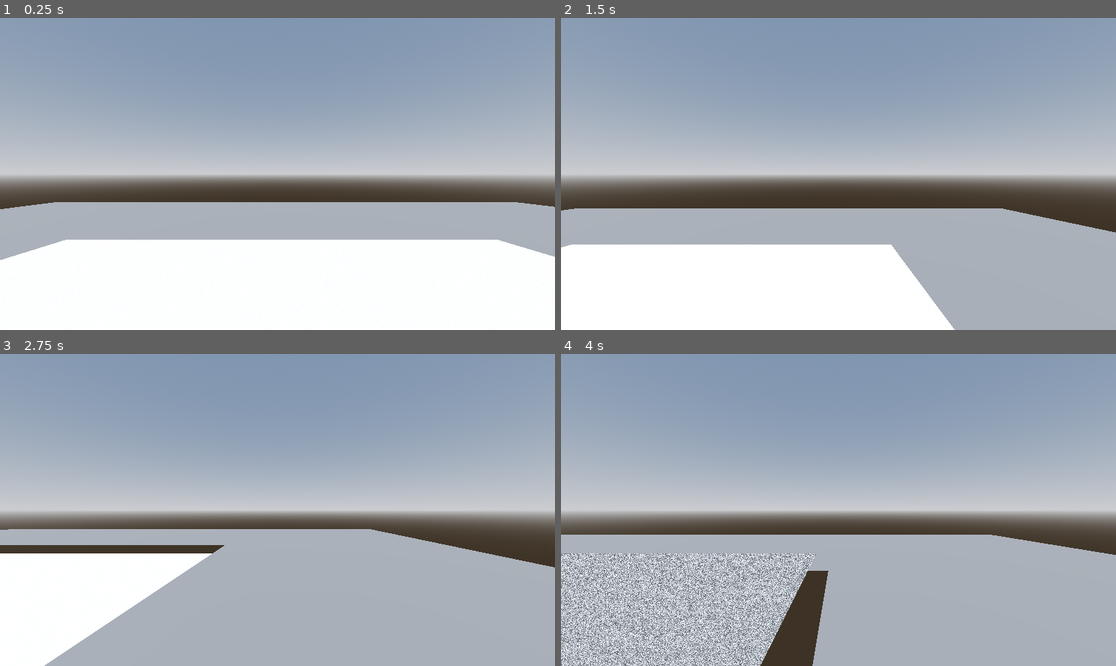
Above: before the commit, frames 1-4 (two rows, left to right).
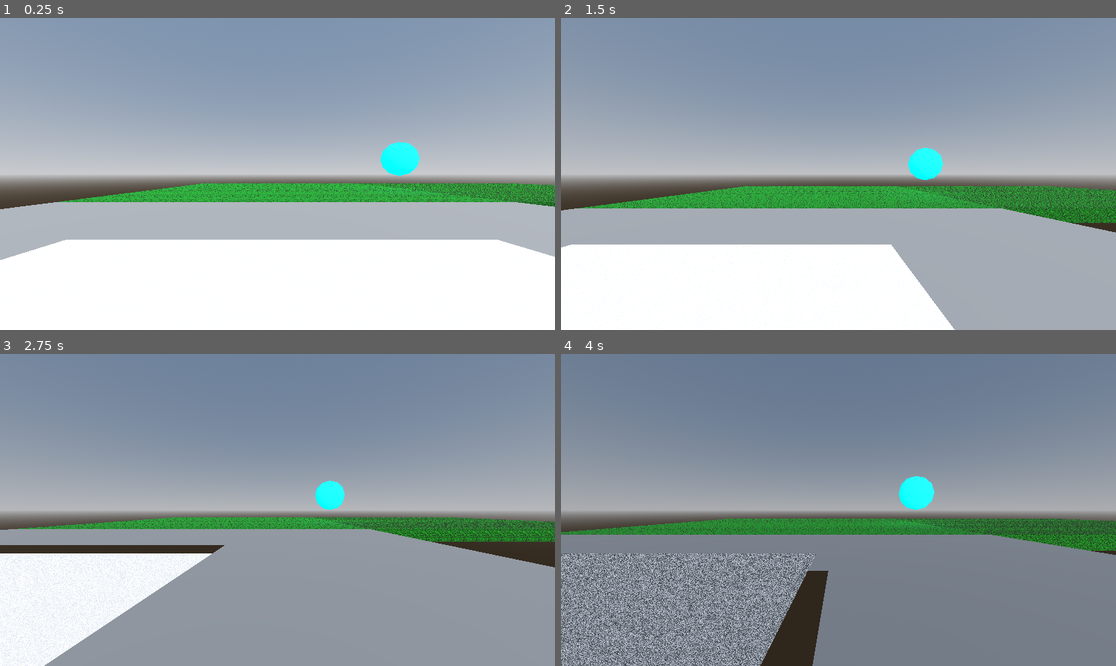
Above: after the commit, the same moments.

Repository: mrxbox1/dream-simulator
Game: Godot game, scene res://scenes/test_map_csg.tscn
The game is run twice, just before and just after one commit, with the same random seed, the same clock (stepped at 60 frames per second) and the same inputs. The project has no main scene, so this scene is started directly.
Inputs:
- Up to frame 1 (0.25 s): no input
- Up to frame 2 (1.5 s): hold D (right) 0.53-1.28 s; tap Space (jump) at 0.77 s; hold S (back) from 1.28 s (still down)
- Up to frame 3 (2.75 s): tap Space (jump) at 1.52 s; release S (back) at 2.03 s; hold D (right) from 2.03 s (still down)
- Up to frame 4 (4 s): release D (right) at 2.78 s; hold W (forward) 2.78-3.53 s; tap Space (jump) at 3.02, 3.77 s; hold A (left) from 3.53 s (still down)

The runs differ from the first frame. In frame 1, 5.2% of the frame differs, in the area x 10-100%, y 39-61%; in frame 2, 6.8%; in frame 3, 36%; in frame 4, 97%, in the area x 0-100%, y 0-100%.

Commit message:
Experimenting
Added two additional platforms in the CSG testing scene - both are for testing which texture of grass looks better, and also for deciding whether I should use procedural noise to generate textures to optimize the size of the game.

Yes, I do focus on details like this. Yes, I know it's stupid.

Diff:
--- a/project.godot
+++ b/project.godot
@@ -44,5 +44,7 @@
 
 [rendering]
 
+textures/canvas_textures/default_texture_filter=0
 renderer/rendering_method="gl_compatibility"
 renderer/rendering_method.mobile="gl_compatibility"
+textures/decals/filter=0
--- a/scenes/test_map_csg.tscn
+++ b/scenes/test_map_csg.tscn
@@ -1,6 +1,7 @@
-[gd_scene load_steps=7 format=3 uid="uid://ca5bv3l551mp8"]
+[gd_scene load_steps=16 format=3 uid="uid://ca5bv3l551mp8"]
 
 [ext_resource type="PackedScene" uid="uid://ck3sdcs5l8njj" path="res://scenes/test_player.tscn" id="1_eoh8a"]
+[ext_resource type="Texture2D" uid="uid://7o1wtroohvt3" path="res://textures/noise-base.png" id="1_utxhk"]
 
 [sub_resource type="ProceduralSkyMaterial" id="ProceduralSkyMaterial_eoh8a"]
 sky_horizon_color = Color(0.66224277, 0.6717428, 0.6867428, 1)
@@ -43,6 +44,87 @@
 render_priority = 0
 shader = SubResource("Shader_0echa")
 
+[sub_resource type="StandardMaterial3D" id="StandardMaterial3D_1bd3d"]
+albedo_color = Color(0, 0.46666667, 0.08627451, 1)
+albedo_texture = ExtResource("1_utxhk")
+uv1_triplanar = true
+texture_filter = 0
+
+[sub_resource type="FastNoiseLite" id="FastNoiseLite_utxhk"]
+noise_type = 0
+frequency = 0.1501
+fractal_gain = 1.25
+metadata/_preview_in_3d_space_ = true
+
+[sub_resource type="NoiseTexture2D" id="NoiseTexture2D_1bd3d"]
+width = 32
+height = 32
+noise = SubResource("FastNoiseLite_utxhk")
+
+[sub_resource type="StandardMaterial3D" id="StandardMaterial3D_17evi"]
+albedo_color = Color(0, 0.61016357, 0.048690274, 1)
+albedo_texture = SubResource("NoiseTexture2D_1bd3d")
+uv1_triplanar = true
+texture_filter = 0
+
+[sub_resource type="StandardMaterial3D" id="StandardMaterial3D_utxhk"]
+albedo_color = Color(0, 1, 1, 1)
+emission_enabled = true
+emission = Color(0, 1, 1, 1)
+emission_energy_multiplier = 9.6
+
+[sub_resource type="Animation" id="Animation_utxhk"]
+resource_name = "daynightcycle"
+length = 30.0
+loop_mode = 1
+tracks/0/type = "rotation_3d"
+tracks/0/imported = false
+tracks/0/enabled = true
+tracks/0/path = NodePath("DirectionalLight3D")
+tracks/0/interp = 1
+tracks/0/loop_wrap = true
+tracks/0/keys = PackedFloat32Array(0.033333335, 1, -0.36090517, 0.1743468, 0.0688757, 0.9135682, 15.166667, 1, 0.6416812, 0.01991684, 0.18639742, 0.74370986, 29.9, 1, -0.10522411, 0.14978279, 0.11272004, 0.9766203)
+tracks/1/type = "value"
+tracks/1/imported = false
+tracks/1/enabled = true
+tracks/1/path = NodePath("WorldEnvironment:environment:background_energy_multiplier")
+tracks/1/interp = 1
+tracks/1/loop_wrap = true
+tracks/1/keys = {
+"times": PackedFloat32Array(0, 14.933333, 29.966667),
+"transitions": PackedFloat32Array(1, 1, 1),
+"update": 0,
+"values": [1.0, 0.26, 1.0]
+}
+
+[sub_resource type="Animation" id="Animation_1bd3d"]
+length = 0.001
+tracks/0/type = "rotation_3d"
+tracks/0/imported = false
+tracks/0/enabled = true
+tracks/0/path = NodePath("DirectionalLight3D")
+tracks/0/interp = 1
+tracks/0/loop_wrap = true
+tracks/0/keys = PackedFloat32Array(0, 1, -0.36090517, 0.1743468, 0.0688757, 0.9135682)
+tracks/1/type = "value"
+tracks/1/imported = false
+tracks/1/enabled = true
+tracks/1/path = NodePath("WorldEnvironment:environment:background_energy_multiplier")
+tracks/1/interp = 1
+tracks/1/loop_wrap = true
+tracks/1/keys = {
+"times": PackedFloat32Array(0),
+"transitions": PackedFloat32Array(1),
+"update": 0,
+"values": [1.0]
+}
+
+[sub_resource type="AnimationLibrary" id="AnimationLibrary_17evi"]
+_data = {
+&"RESET": SubResource("Animation_1bd3d"),
+&"daynightcycle": SubResource("Animation_utxhk")
+}
+
 [node name="Node3D" type="Node3D"]
 
 [node name="WorldEnvironment" type="WorldEnvironment" parent="."]
@@ -59,8 +141,33 @@
 transform = Transform3D(1, 0, 0, 0, 1, 0, 0, 0, 1, 0.5, 0, 0.5)
 size = Vector3(28, 1, 26)
 
+[node name="CSGBox3D3" type="CSGBox3D" parent="CSGCombiner3D"]
+transform = Transform3D(1, 0, 0, 0, 1, 0, 0, 0, 1, 0.5, 0, -24.5)
+size = Vector3(28, 1, 24)
+material = SubResource("StandardMaterial3D_1bd3d")
+
+[node name="CSGBox3D4" type="CSGBox3D" parent="CSGCombiner3D"]
+transform = Transform3D(1, 0, 0, 0, 1, 0, 0, 0, 1, 28.5, 0, -24.5)
+size = Vector3(28, 1, 24)
+material = SubResource("StandardMaterial3D_17evi")
+
+[node name="CSGSphere3D" type="CSGSphere3D" parent="CSGCombiner3D"]
+transform = Transform3D(1, 0, 0, 0, 1, 0, 0, 0, 1, 14.384687, 4, -24)
+radius = 2.0
+material = SubResource("StandardMaterial3D_utxhk")
+
+[node name="OmniLight3D" type="OmniLight3D" parent="CSGCombiner3D/CSGSphere3D"]
+light_color = Color(0, 1, 1, 1)
+omni_range = 10.810936
+
 [node name="CharacterBody3D" parent="." instance=ExtResource("1_eoh8a")]
 transform = Transform3D(1, 0, 0, 0, 1, 0, 0, 0, 1, 0, 2, 0)
 
 [node name="DirectionalLight3D" type="DirectionalLight3D" parent="."]
-transform = Transform3D(0.86814684, 0.28408808, -0.40695822, 0, 0.8199721, 0.5724035, 0.4963074, -0.49693027, 0.7118562, 0, 0, 0)
+transform = Transform3D(0.9297188, -0.25169063, 0.2688402, -2.9802326e-08, 0.7300071, 0.6834395, -0.3682706, -0.6354064, 0.6787013, 0, 0, 0)
+
+[node name="AnimationPlayer" type="AnimationPlayer" parent="."]
+libraries = {
+&"": SubResource("AnimationLibrary_17evi")
+}
+autoplay = "daynightcycle"
Binary file added: textures/noise-base.png
Not shown, added: textures/noise-base.png.import
